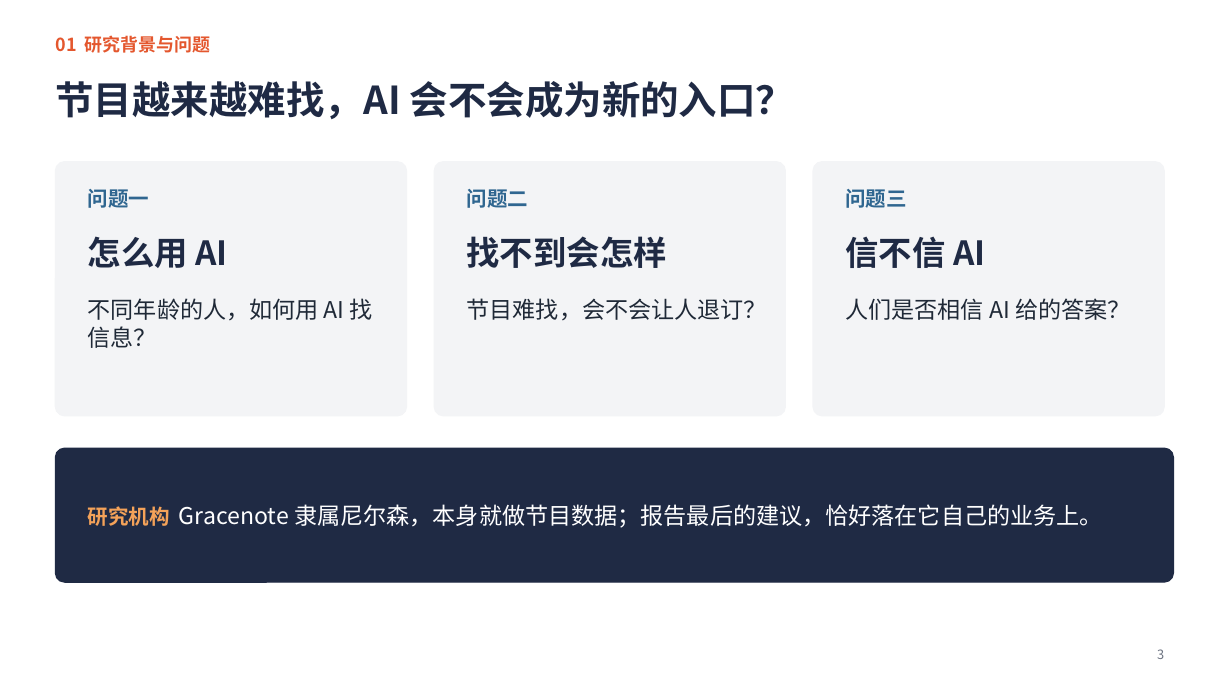
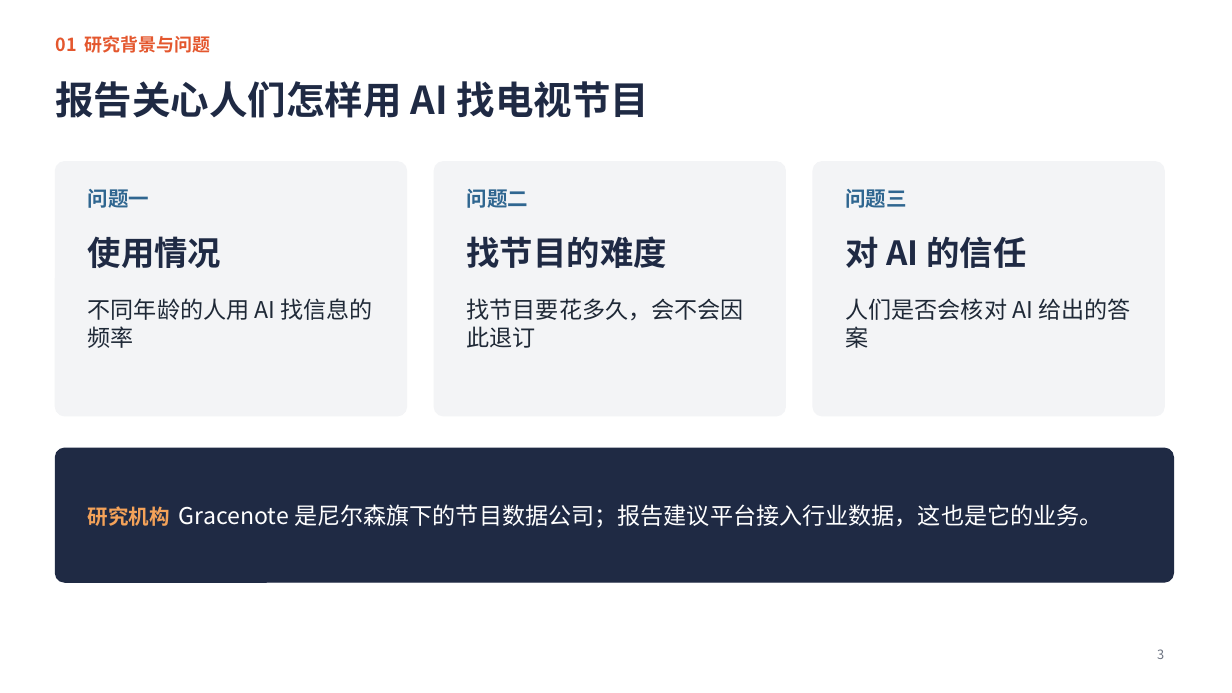
Before and after one commit to jayleo113/ppt, a slide deck: slide 3 of Gracenote报告解读_课堂汇报.pptx. Drawn at 1232x693 pixels with LibreOffice and Linux fonts; fonts in the diff are those of the drawing. Boxes give left, top, right and bottom in pixels: in the first picture for what was removed or moved away, otherwise in the second. Text is boxed around its words. In the diff, an @@ line names an element or a change of style, - is before the commit and + after.

```diff
--- a/Gracenote报告解读_课堂汇报.pptx
+++ b/Gracenote报告解读_课堂汇报.pptx
@@ title at box(55, 81, 649, 118): text changed @@
-节目越来越难找，AI 会不会成为新的入口？
+报告关心人们怎样用 AI 找电视节目
@@ text at box(88, 236, 221, 268): text changed @@
-怎么用 AI
+使用情况
@@ text at box(467, 236, 667, 268): text changed @@
-找不到会怎样
+找节目的难度
@@ text at box(845, 236, 1026, 268): text changed @@
-信不信 AI
+对 AI 的信任
@@ text at box(88, 298, 373, 348): text changed @@
-不同年龄的人，如何用 AI 找信息？
+不同年龄的人用 AI 找信息的频率
@@ text at box(467, 298, 744, 348): text changed @@
-节目难找，会不会让人退订？
+找节目要花多久，会不会因此退订
@@ text at box(845, 298, 1130, 348): text changed @@
-人们是否相信 AI 给的答案？
+人们是否会核对 AI 给出的答案
@@ text at box(88, 504, 1102, 528): text changed @@
-研究机构 Gracenote 隶属尼尔森，本身就做节目数据；报告最后的建议，恰好落在它自己的业务上。
+研究机构 Gracenote 是尼尔森旗下的节目数据公司；报告建议平台接入行业数据，这也是它的业务。
```
Also in this commit, not shown: 13 other slides changed, 4 other files.
